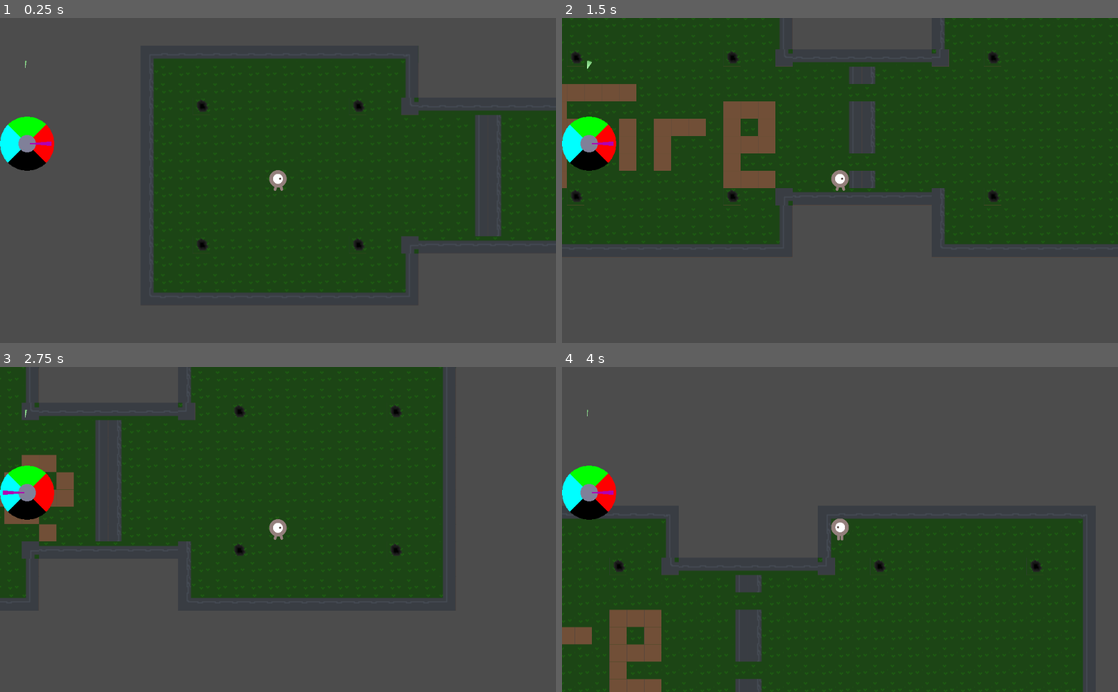
Above: before the commit, frames 1-4 (two rows, left to right).
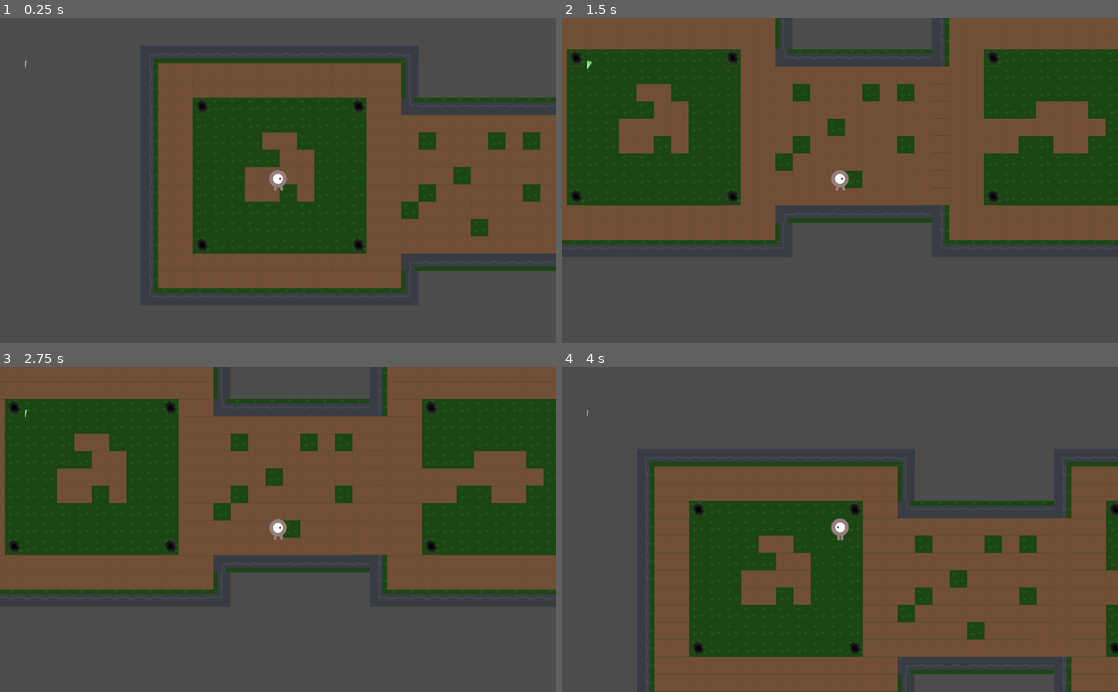
Above: after the commit, the same moments.

Repository: FiBe4000/Gamejam2022
Game: Godot game, scene res://src/Main.tscn
Two runs of this game, one before a commit and one after it. Both use one fixed random seed, a clock stepped at 60 frames per second and the inputs below.
Inputs:
- Up to frame 1 (0.25 s): no input
- Up to frame 2 (1.5 s): tap Enter at 0.5 s; hold D (move_right) 0.53-1.28 s; hold Q (force_world_timeout) 0.53-1.28 s; hold S (move_down) from 1.28 s (still down); tap Down (aim_down) at 1.35 s
- Up to frame 3 (2.75 s): tap Q (force_world_timeout) at 1.55, 2.3 s; tap Space (shoot) at 2 s; release S (move_down) at 2.03 s; hold D (move_right) from 2.03 s (still down); hold Left (aim_left) from 2.03 s (still down)
- Up to frame 4 (4 s): release D (move_right) at 2.78 s; release Left (aim_left) at 2.78 s; hold W (move_up) 2.78-3.53 s; tap Right (aim_right) at 2.85 s; tap Q (force_world_timeout) at 3.05, 3.8 s; hold A (move_left) from 3.53 s (still down); hold Up (aim_up) from 3.53 s (still down)

The runs differ from the first frame. In frame 1, 30% of the frame differs, in the area x 0-100%, y 13-84%; in frame 2, 39%; in frame 3, 59%, in the area x 0-100%, y 0-72%; in frame 4, 55%.
Error after the commit: Parse Error: Constant "World" shadows a native class. (res://src/WorldChangeSystem.gd:8)

Commit message:
Make known worlds dynamic

Diff:
--- a/src/HUD/CompassPlaceholder.gd
+++ b/src/HUD/CompassPlaceholder.gd
@@ -1,43 +1,39 @@
 tool
 extends Node2D
 
-const WorldSystem = preload("res://src/WorldChangeSystem.gd")
-
-const WORLD = {
-  NORMAL=Color(0, 1, 0, 1),
-  DARK=Color(0, 0, 0, 1),
-  ICE=Color(0, 1, 1, 1),
-  FIRE=Color(1, 0, 0, 1),
-  VOID=Color(0.5, 0.5, 0.6, 1)
-}
 
 export var radius = 50
 
-var segment = PI/2
-var offset = PI/4
 var needle_thickness = PI/16
 
+var known_worlds = []
 var alignment = Vector2()
 
+func _ready():
+  update()
+
 func _draw():
-  draw_base()
-  draw_needle()
+  if len(known_worlds) != 0:
+    draw_base()
+    draw_needle()
 
 func draw_base():
   var pos = transform.origin
-  var segments = [WORLD.NORMAL, WORLD.ICE, WORLD.DARK, WORLD.FIRE]
+  var world_slice = 2.0*PI / len(known_worlds)
+  var slice_offset = world_slice/2
   var n_points = 8
   var n = 0
-  for col in segments:
-    var a = n*segment+offset
-    n = n+1
+  for w in known_worlds:
+    var col = w.col
+    var a = n*world_slice - slice_offset
+    n += 1
     var points_arc = PoolVector2Array()
     points_arc.push_back(pos)
     for i in range(n_points + 1):
-      points_arc.push_back(pos + Vector2(cos(a), -sin(a)) * radius)
-      a = a + segment/n_points
+      points_arc.push_back(pos + Vector2(sin(a), -cos(a)) * radius) # (1,0) = NORTH, rotate clockwise
+      a = a + world_slice/n_points
     draw_polygon(points_arc, PoolColorArray([col]))
-  draw_circle(pos, radius/3, WORLD.VOID)
+#  draw_circle(pos, radius/3, WORLD.VOID)
 
 func draw_needle():
   var pos = transform.origin
@@ -46,7 +42,7 @@
   points_arc.push_back(pos)
   var n_points = 4
   for i in range(n_points + 1):
-    points_arc.push_back(pos + Vector2(cos(a), -sin(a)) * radius/1.1)
+    points_arc.push_back(pos + Vector2(sin(a), -cos(a)) * radius/1.1) # (1,0) = NORTH, rotate clockwise
     a = a + needle_thickness/n_points
   draw_polygon(points_arc, PoolColorArray([Color(0.7,0.0,0.7, 1)]))
 
@@ -54,3 +50,7 @@
 func _on_WorldChangeSystem_new_world_alignment(new_alignment):
   alignment = new_alignment
   self.update()
+
+
+func _on_WorldChangeSystem_world_discovery(worlds):
+  known_worlds = worlds
--- a/src/Main.tscn
+++ b/src/Main.tscn
@@ -77,3 +77,4 @@
 [connection signal="timeout" from="WorldSwitchTimer" to="WorldChangeSystem" method="_on_WorldSwitchTimer_timeout"]
 [connection signal="new_world_alignment" from="WorldChangeSystem" to="HUD/CompassPlaceholder/CompassPlaceholder" method="_on_WorldChangeSystem_new_world_alignment"]
 [connection signal="next_world_change" from="WorldChangeSystem" to="Map" method="_on_WorldChangeSystem_next_world_change"]
+[connection signal="world_discovery" from="WorldChangeSystem" to="HUD/CompassPlaceholder/CompassPlaceholder" method="_on_WorldChangeSystem_world_discovery"]
--- a/src/Map.gd
+++ b/src/Map.gd
@@ -5,12 +5,12 @@
 
 # There is Normal, Dark, Fire, Ice worlds
 var worlds = {
-  WS.WORLD.NORMAL: $Normal,
-  WS.WORLD.DARK: $Dark,
-  WS.WORLD.FIRE: $Fire,
-  WS.WORLD.ICE: $Ice,
+  WS.World.NORMAL.name: $Normal,
+  WS.World.DARK.name: $Dark,
+  WS.World.FIRE.name: $Fire,
+  WS.World.ICE.name: $Ice,
  }
-var activeWorld = WS.WORLD.NORMAL
+var activeWorld = WS.World.NORMAL
 
 # Called when the node enters the scene tree for the first time.
 func _ready():
@@ -23,12 +23,13 @@
 func _set_visibility():
   # Loop through all the worlds and set their visibility
   for k in worlds.keys():
+    var w = worlds[k]
     if worlds[k]:
-      if k == activeWorld:
-        worlds[k].visible = true
+      if k == activeWorld.name:
+        w.visible = true
       else:
-        worlds[k].visible = false
-      self._toggle_tilemap_collision(worlds[k])
+        w.visible = false
+      self._toggle_tilemap_collision(w)
 
 
 # Take a tile map and set the collision layer to an unused layer if it is not visible
--- a/src/WorldChangeSystem.gd
+++ b/src/WorldChangeSystem.gd
@@ -1,58 +1,91 @@
 extends Node
 
 
+signal world_discovery
 signal next_world_change
 signal new_world_alignment
 
-const WORLD = {
-  NORMAL=Vector2(0,1),
-  DARK=Vector2(0,-1),
-  ICE=Vector2(-1,0),
-  FIRE=Vector2(1,0),
+const World = {
+  NORMAL={name="NORMAL", col=Color(0, 1, 0, 1), texture=null, order=0},
+  DARK  ={name="DARK",   col=Color(0, 0, 0, 1), texture=null, order=2},
+  FIRE  ={name="FIRE",   col=Color(1, 0, 0, 1), texture=null, order=1},
+  ICE   ={name="ICE",    col=Color(0, 1, 1, 1), texture=null, order=3},
  }
+const NORTH = Vector2(1,0) # .angle() == 0
 
 export var step_size = (PI/4)/4
 
-var next_world = WORLD.NORMAL
-var world_alignment = next_world
+var known_worlds = []
+var cur_world = World.NORMAL
+var next_world = World.NORMAL
+var world_alignment = NORTH
+var world_distance = 0
 
 
 func _ready():
-  pass # Replace with function body.
+  add_world(World.NORMAL)
+  add_world(World.DARK)
+  add_world(World.ICE)
+  emit_signal("next_world_change", next_world)
+  emit_signal("new_world_alignment", world_alignment)
 
 
-func approach(world):
-  var error = world_alignment.angle_to(world)
-  var sig = sign(error)
-  var rot = min(abs(error), step_size)
-  rot = sig * rot
-  world_alignment = world_alignment.rotated(rot)
+func approach(world, ang_str = step_size):
+  var ang_cur = fmod(world_alignment.angle() + 2*PI, 2*PI)
+  var idx = known_worlds.find(world)
+  var ang_tar = world_distance * idx
+  var error = ang_tar - ang_cur
+  var rot = clamp(error, -ang_str, ang_str)
+  world_alignment = NORTH.rotated(ang_cur + rot)
   var new_world = get_aligned_world()
   if new_world != next_world:
     next_world = new_world
-    emit_signal("next_world_change", next_world)
   emit_signal("new_world_alignment", world_alignment)
 
 func get_aligned_world():
   var ang = world_alignment.angle()
   # Take the dot product of the world alignement and the world vectors
   # to find the closest world
-  var best_world = WORLD.NORMAL
+  var best_world = World.NORMAL
   var best_dot = 0
-  for w in WORLD.values():
-    var dot = w.dot(world_alignment)
+  for i in len(known_worlds):
+    var w = known_worlds[i]
+    var w_ang = world_distance * i
+    var w_dir = NORTH.rotated(w_ang)
+    var dot = w_dir.dot(world_alignment)
     if dot > best_dot:
       best_dot = dot
       best_world = w
   return best_world
 
+func add_world(world):
+  var new_known = []
+  var added = false
+  for w in known_worlds:
+    assert(w.order != world.order, "ERROR - two worlds with same 'order'")
+    if world.order < w.order and not added:
+      new_known += [world]
+      added = true
+    new_known += [w]
+  if len(new_known) == len(known_worlds):
+    new_known += [world]
+  known_worlds = new_known
+  world_distance = 2.0*PI / len(known_worlds)
+  emit_signal("world_discovery", known_worlds)
+
 func _input(event):
-   # This event resets the world switch timer, and we manually trigger the world
-   # switch here.
-   if event.is_action_pressed("force_world_timeout"):
-      # Rotate world alignment 90 degrees clockwise
-      world_alignment = world_alignment.rotated(-PI/2)
-      approach(world_alignment)
+  # This event resets the world switch timer, and we manually trigger the world
+  # switch here.
+  if event.is_action_pressed("force_world_timeout"):
+    # Rotate world alignment to clockwise next world
+    var next_world_idx = (known_worlds.find(next_world) + 1) % len(known_worlds)
+    approach(known_worlds[next_world_idx], 2*PI)
+    _on_WorldSwitchTimer_timeout()
+
+func _on_MobFactory_deathevent(world, ang_str):
+  approach(world, ang_str)
 
 func _on_WorldSwitchTimer_timeout():
-  approach(WORLD.DARK)
+  if cur_world != next_world:
+    cur_world = next_world
+    emit_signal("next_world_change", next_world)
